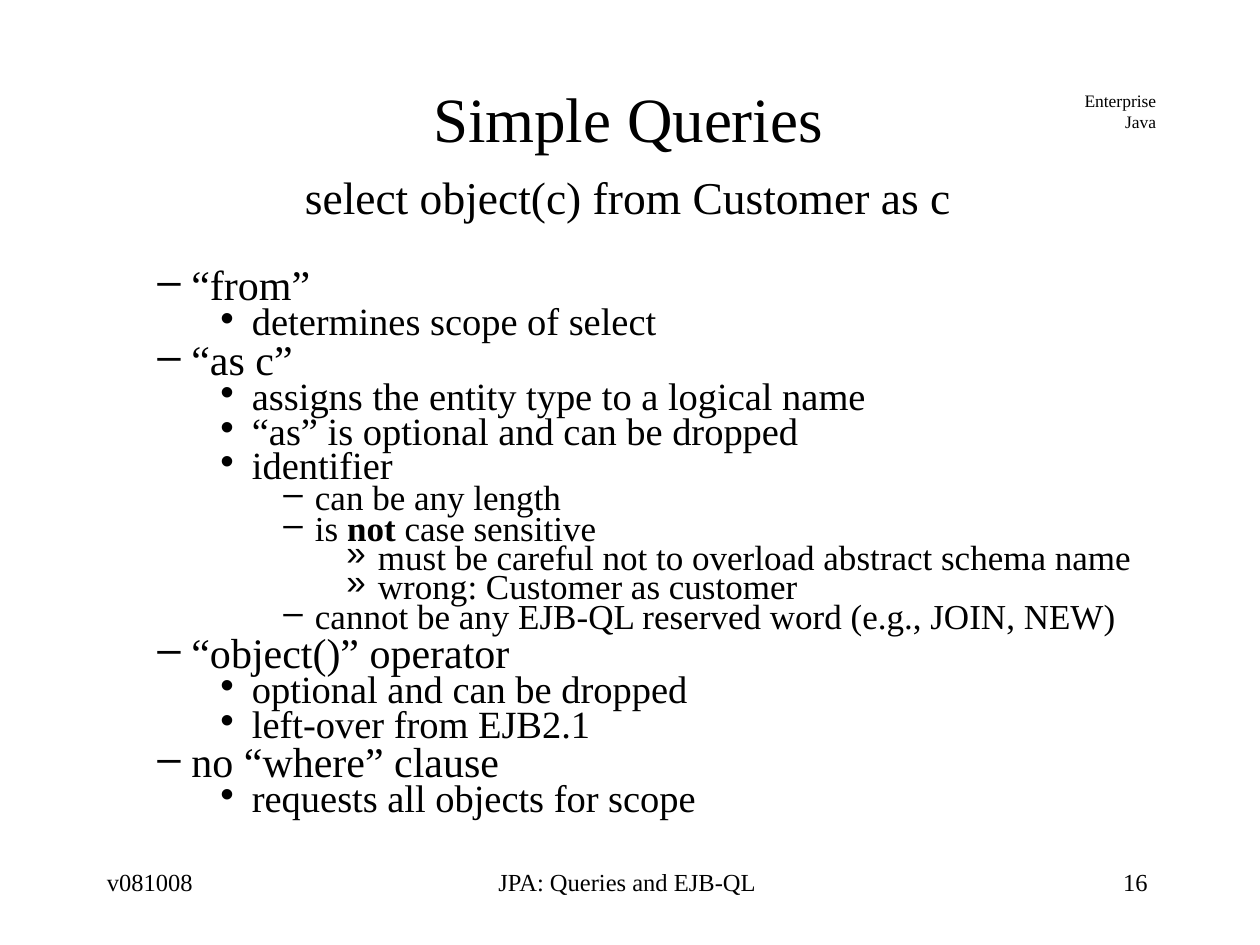
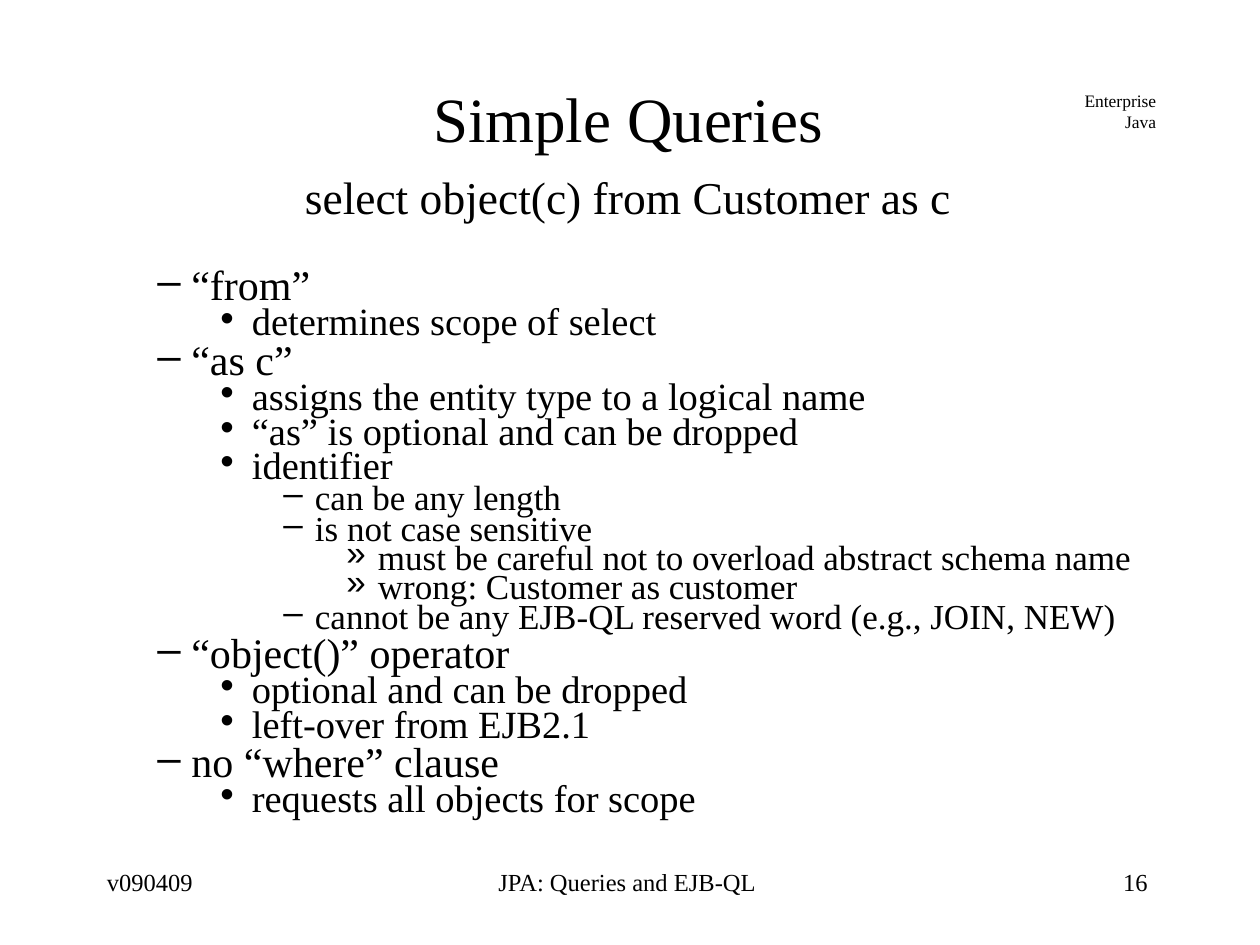
Before and after one commit to jcstaff/ejava-javaee, a slide deck: slide 16 of ormEJBQL/src/site/resources/lectures/ormEJBQL.ppt. Drawn at 1260x945 pixels with LibreOffice and Linux fonts; fonts in the diff are those of the drawing. Boxes give left, top, right and bottom in pixels: in the first picture for what was removed or moved away, otherwise in the second. Text is boxed around its words. In the diff, an @@ line names an element or a change of style, - is before the commit and + after.

```diff
--- a/ormEJBQL/src/site/resources/lectures/ormEJBQL.ppt
+++ b/ormEJBQL/src/site/resources/lectures/ormEJBQL.ppt
@@ text at <box>315,513,593,548</box>: bold off in "not" @@
@@ text at <box>107,874,193,892</box>: text changed @@
-v081008
+v090409
```
Also in this commit, not shown: 54 other slides changed, 2 other files.
